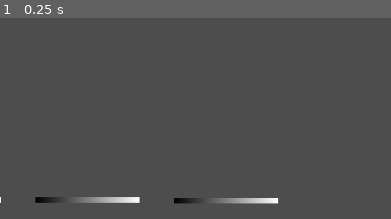
Above: before the commit, frame 1.
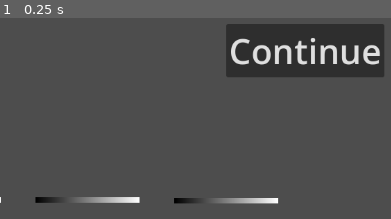
Above: after the commit, the same moment.

Repository: SUNTheBaer/spock-lizard-auto-battler
Game: Godot game, scene res://scenes/draft/draft.tscn
Same seed, same stepped clock (60 frames per second), same inputs: the game is played once before the commit and once after it. The engine's default icon, where the game draws it, is replaced by a stand-in: a white triangle on a blue panel in a dark square.
Inputs:
- Up to frame 1 (0.25 s): no input
The pictures show only the part of the screen within x 50-100%, y 0-50%; the shares and areas given below are measured in that part.

The runs differ from the first frame. In frame 1, 10% of the frame differs, in the area x 57-99%, y 2-30%.

Commit message:
Adding Global Script
Adding global script to keep track of selected lizard team
Adding continue button which checks if team is valid and changes to battle scene

Diff:
--- /dev/null
+++ b/global.gd
@@ -0,0 +1,12 @@
+extends Node
+
+var selected_team: Array = []
+
+func set_lizard_team(selected_team_node: Node2D) -> void:
+	var all_positions = selected_team_node.get_children()
+	for i in range(0, all_positions.size()) :
+		selected_team[i] = all_positions[i].get_child(-1).selection
+
+# Called when the node enters the scene tree for the first time.
+func _ready() -> void:
+	selected_team.resize(5)
--- a/project.godot
+++ b/project.godot
@@ -14,6 +14,10 @@
 run/main_scene="uid://bj1p6y1de6mqi"
 config/features=PackedStringArray("4.6", "Forward Plus")
 config/icon="res://assets/icon1.svg"
+
+[autoload]
+
+Global="*uid://bugfkqhkj6lsq"
 
 [input]
 
--- /dev/null
+++ b/scenes/battle/battle.tscn
@@ -0,0 +1,3 @@
+[gd_scene format=3 uid="uid://1k2mg63ohv73"]
+
+[node name="Battle" type="Node2D" unique_id=796013531]
--- a/scenes/draft/draft.gd
+++ b/scenes/draft/draft.gd
@@ -24,3 +24,8 @@
 func _on_add_button_pressed() -> void:
 	if selected_lizard_pool and selected_lizard_team:
 		selected_lizard_team.set_lizard(selected_lizard_pool)
+
+func _on_continue_button_pressed() -> void:
+	if selected_team.is_valid_team():
+		Global.set_lizard_team(selected_team)
+		get_tree().change_scene_to_file("res://scenes/battle/battle.tscn")
--- a/scenes/draft/draft.tscn
+++ b/scenes/draft/draft.tscn
@@ -21,4 +21,13 @@
 theme_override_font_sizes/font_size = 50
 text = "Add"
 
+[node name="ContinueButton" type="Button" parent="." unique_id=475325736]
+offset_left = 900.0
+offset_top = 75.0
+offset_right = 1128.0
+offset_bottom = 152.0
+theme_override_font_sizes/font_size = 50
+text = "Continue"
+
 [connection signal="pressed" from="AddButton" to="." method="_on_add_button_pressed"]
+[connection signal="pressed" from="ContinueButton" to="." method="_on_continue_button_pressed"]
--- a/scenes/selected_team/selected_team.gd
+++ b/scenes/selected_team/selected_team.gd
@@ -8,7 +8,16 @@
 @onready var position_four: Node2D = $Position4
 @onready var position_five: Node2D = $Position5
 
+const EMPTY_ENUM: int = 5
+
 var selected_position: Node2D
+
+func is_valid_team() -> bool:
+	var all_positions = self.get_children()
+	for i in range(0, all_positions.size()):
+		if all_positions[i].get_child(-1).selection == EMPTY_ENUM:
+			return false
+	return true
 
 func _ready() -> void:
 	_connect_signals()
--- a/scenes/selected_team/selected_team.tscn
+++ b/scenes/selected_team/selected_team.tscn
@@ -13,23 +13,23 @@
 [node name="SelectedTeam" type="Node2D" unique_id=930318175]
 script = ExtResource("1_rrncx")
 
-[node name="Position1" type="Node2D" parent="." unique_id=1979210108]
+[node name="Position5" type="Node2D" parent="." unique_id=1979210108]
 
-[node name="Pedestal" type="Sprite2D" parent="Position1" unique_id=183957982]
+[node name="Pedestal" type="Sprite2D" parent="Position5" unique_id=183957982]
 position = Vector2(0, 79)
 texture = SubResource("GradientTexture2D_rrncx")
 
-[node name="Lizard" parent="Position1" unique_id=2102822212 instance=ExtResource("1_hyn58")]
+[node name="Lizard" parent="Position5" unique_id=2102822212 instance=ExtResource("1_hyn58")]
 selection = 5
 
-[node name="Position2" type="Node2D" parent="." unique_id=1743924996]
+[node name="Position4" type="Node2D" parent="." unique_id=1743924996]
 position = Vector2(200, 0)
 
-[node name="Pedestal" type="Sprite2D" parent="Position2" unique_id=2071823048]
+[node name="Pedestal" type="Sprite2D" parent="Position4" unique_id=2071823048]
 position = Vector2(0, 79)
 texture = SubResource("GradientTexture2D_rrncx")
 
-[node name="Lizard" parent="Position2" unique_id=2101449398 instance=ExtResource("1_hyn58")]
+[node name="Lizard" parent="Position4" unique_id=2101449398 instance=ExtResource("1_hyn58")]
 selection = 5
 
 [node name="Position3" type="Node2D" parent="." unique_id=647808403]
@@ -42,23 +42,23 @@
 [node name="Lizard" parent="Position3" unique_id=1238366685 instance=ExtResource("1_hyn58")]
 selection = 5
 
-[node name="Position4" type="Node2D" parent="." unique_id=1100630856]
+[node name="Position2" type="Node2D" parent="." unique_id=1100630856]
 position = Vector2(600, 0)
 
-[node name="Pedestal" type="Sprite2D" parent="Position4" unique_id=2015081837]
+[node name="Pedestal" type="Sprite2D" parent="Position2" unique_id=2015081837]
 position = Vector2(0, 79)
 texture = SubResource("GradientTexture2D_rrncx")
 
-[node name="Lizard" parent="Position4" unique_id=1131647249 instance=ExtResource("1_hyn58")]
+[node name="Lizard" parent="Position2" unique_id=1131647249 instance=ExtResource("1_hyn58")]
 selection = 5
 
-[node name="Position5" type="Node2D" parent="." unique_id=2103878724]
+[node name="Position1" type="Node2D" parent="." unique_id=2103878724]
 position = Vector2(800, 0)
 scale = Vector2(0.99575144, 1.0092534)
 
-[node name="Pedestal" type="Sprite2D" parent="Position5" unique_id=558462891]
+[node name="Pedestal" type="Sprite2D" parent="Position1" unique_id=558462891]
 position = Vector2(0, 79)
 texture = SubResource("GradientTexture2D_rrncx")
 
-[node name="Lizard" parent="Position5" unique_id=315930131 instance=ExtResource("1_hyn58")]
+[node name="Lizard" parent="Position1" unique_id=315930131 instance=ExtResource("1_hyn58")]
 selection = 5
Not shown, added: global.gd.uid
